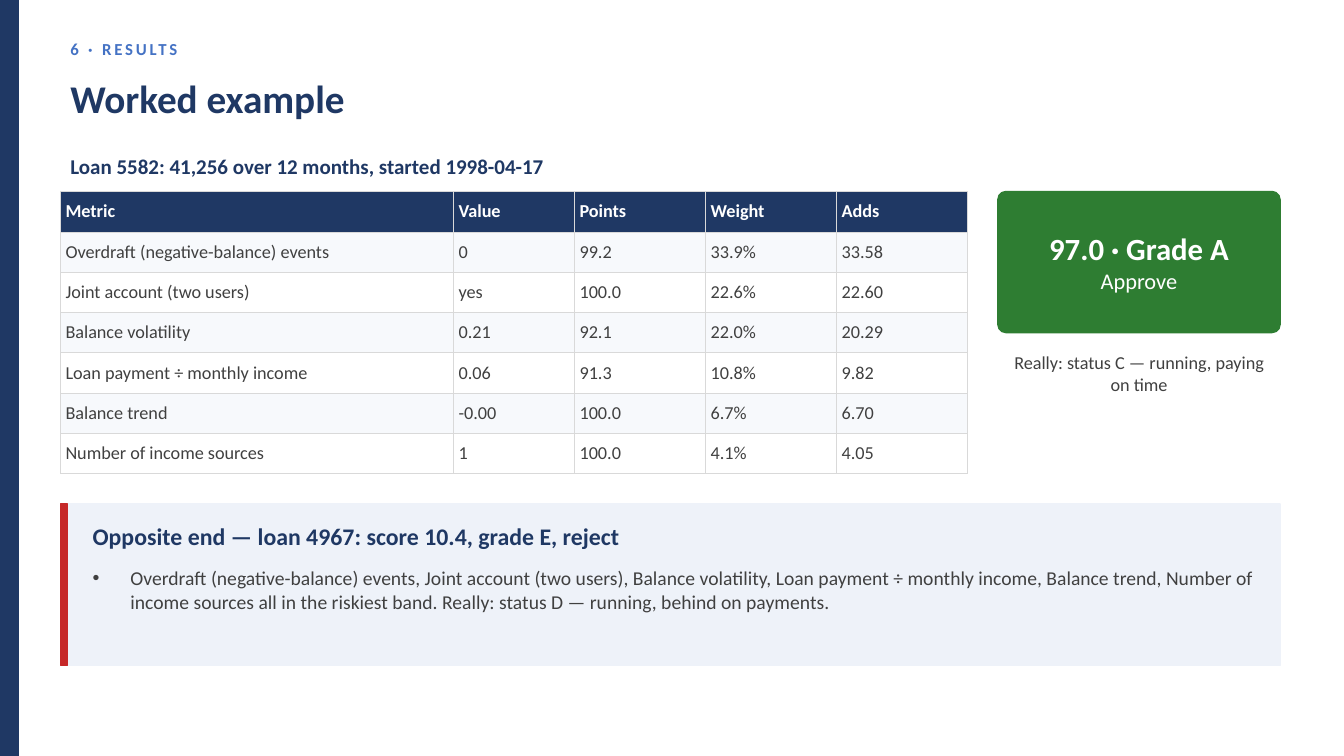
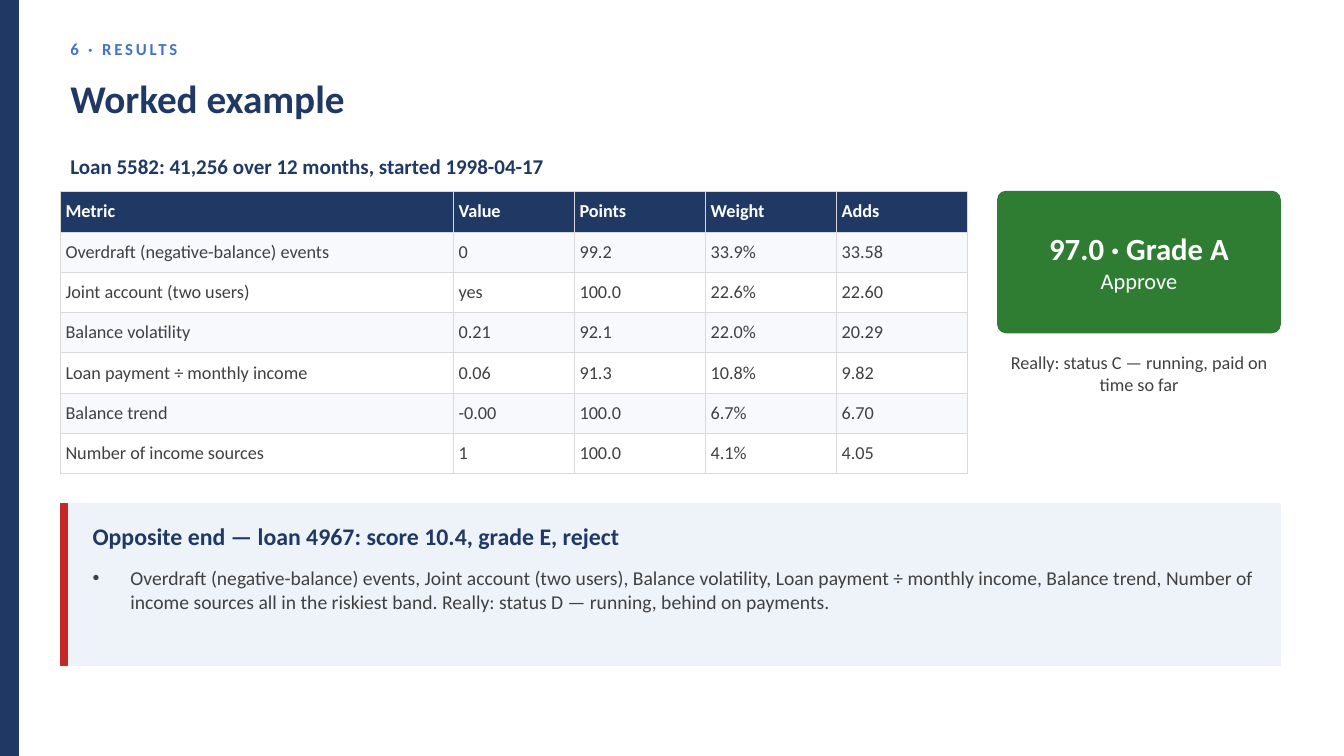
Before and after one commit to huotrithy/da-assignment-risk-scoring, a slide deck: slide 27 of docs/Final_Presentation.pptx. Drawn at 1344x756 pixels with LibreOffice and Linux fonts; fonts in the diff are those of the drawing. Boxes give left, top, right and bottom in pixels: in the first picture for what was removed or moved away, otherwise in the second. Text is boxed around its words. In the diff, an @@ line names an element or a change of style, - is before the commit and + after.

```diff
--- a/docs/Final_Presentation.pptx
+++ b/docs/Final_Presentation.pptx
@@ text at <box>1011,356,1267,391</box>: text changed @@
-Really: status C — running, paying on time
+Really: status C — running, paid on time so far
```
Also in this commit, not shown: 13 other files.
